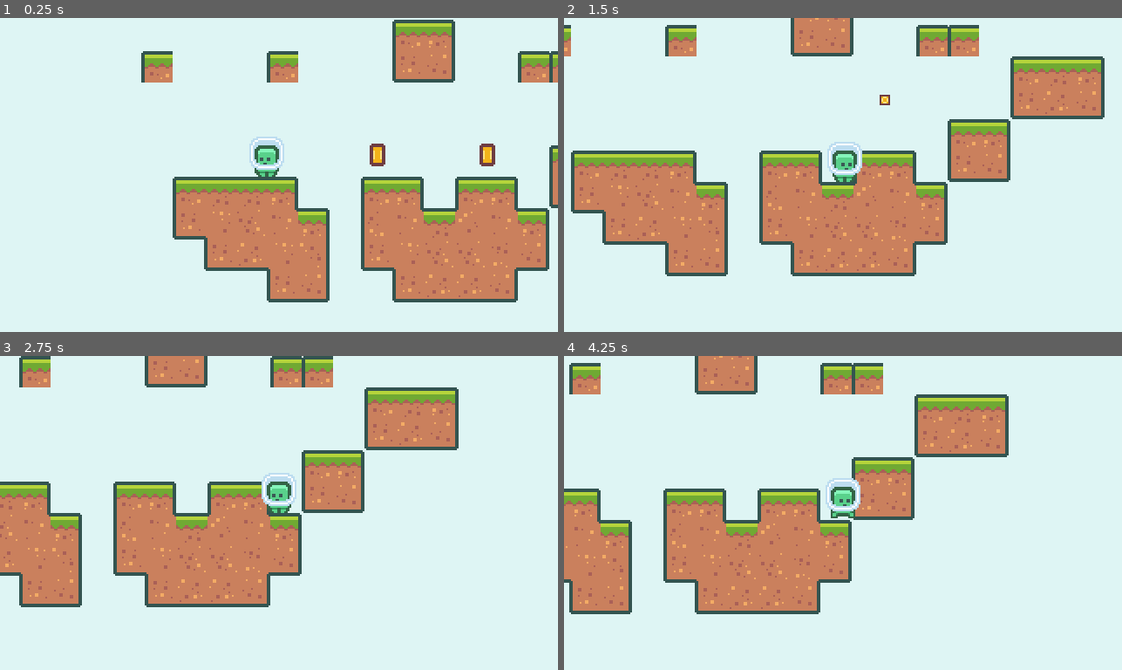
Above: before the commit, frames 1-4 (two rows, left to right).
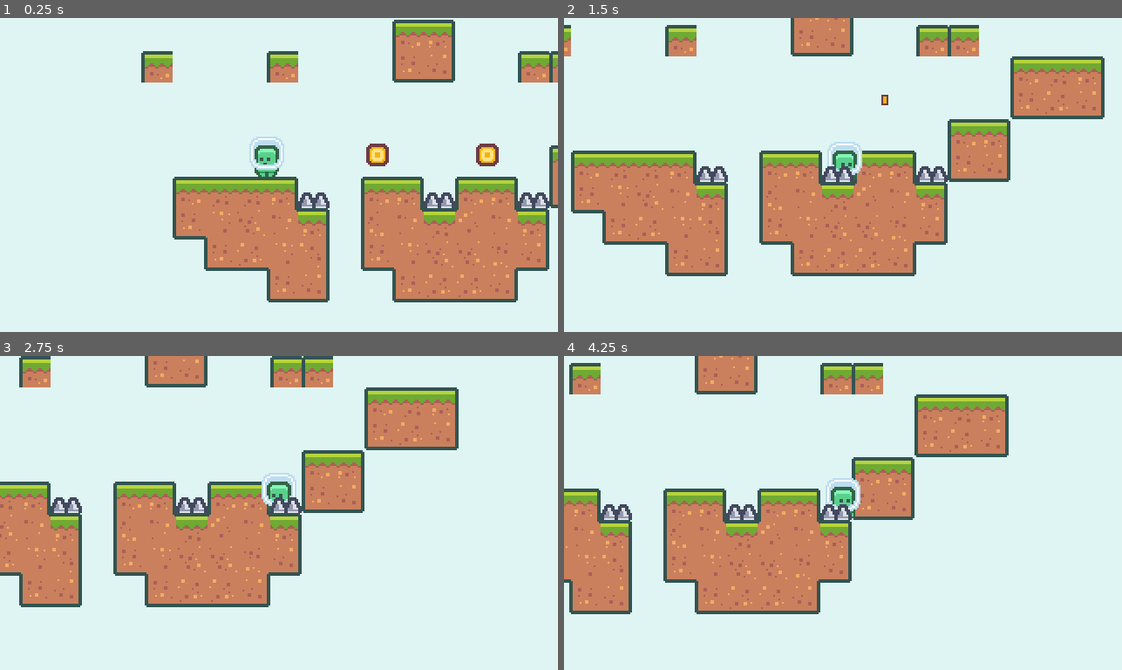
Above: after the commit, the same moments.

Repository: nahuakang/2dplatformer
Game: Godot game, scene res://scenes/Main.tscn
The game is run twice, just before and just after one commit, with the same random seed, the same clock (stepped at 60 frames per second) and the same inputs.
Inputs:
- Up to frame 1 (0.25 s): no input
- Up to frame 2 (1.5 s): hold D (move_right) from 0.53 s (still down); tap W (jump) at 0.77 s
- Up to frame 3 (2.75 s): tap W (jump) at 1.52 s; release D (move_right) at 2.03 s; hold A (move_left) from 2.03 s (still down)
- Up to frame 4 (4.25 s): release A (move_left) at 2.78 s; hold D (move_right) from 2.78 s (still down); tap W (jump) at 3.02, 3.77 s

The runs differ from the first frame. In frame 1, 0.9% of the frame differs, in the area x 53-99%, y 40-61%; in frame 2, 0.6%; in frame 3, 0.6%; in frame 4, 0.6%.

Commit message:
add spikes for hazard (no death signal yet)

Diff:
--- a/project.godot
+++ b/project.godot
@@ -22,6 +22,10 @@
 window/size/test_height=1080
 window/stretch/mode="viewport"
 window/stretch/aspect="keep_height"
+
+[global]
+
+oversample=false
 
 [gui]
 
@@ -72,6 +76,11 @@
  ]
 }
 
+[layer_names]
+
+2d_physics/layer_19="HAZARD"
+2d_physics/layer_20="PICKUP"
+
 [physics]
 
 common/enable_pause_aware_picking=true
--- a/scenes/Coin.tscn
+++ b/scenes/Coin.tscn
@@ -83,8 +83,8 @@
 anims/pickup = SubResource( 4 )
 
 [node name="Area2D" type="Area2D" parent="."]
-collision_layer = 8388608
-collision_mask = 8388608
+collision_layer = 524288
+collision_mask = 524288
 
 [node name="CollisionShape2D" type="CollisionShape2D" parent="Area2D"]
 shape = SubResource( 2 )
@@ -93,4 +93,5 @@
 position = Vector2( 0, -0.166794 )
 scale = Vector2( 1.04286, 1.04286 )
 frames = SubResource( 1 )
+frame = 1
 playing = true
--- a/scenes/Main.tscn
+++ b/scenes/Main.tscn
@@ -1,9 +1,10 @@
-[gd_scene load_steps=23 format=2]
+[gd_scene load_steps=24 format=2]
 
 [ext_resource path="res://assets/tiles/tiles_packed.png" type="Texture" id=1]
 [ext_resource path="res://scenes/Player.tscn" type="PackedScene" id=2]
 [ext_resource path="res://scenes/GameCamera.tscn" type="PackedScene" id=3]
 [ext_resource path="res://scenes/Coin.tscn" type="PackedScene" id=4]
+[ext_resource path="res://scenes/Spikes.tscn" type="PackedScene" id=5]
 
 [sub_resource type="ConvexPolygonShape2D" id=4]
 points = PoolVector2Array( 18, 18, 0, 18, 0, 0, 18, 0 )
@@ -202,3 +203,12 @@
 
 [node name="Coin2" parent="." instance=ExtResource( 4 )]
 position = Vector2( 36, 9 )
+
+[node name="Spikes" parent="." instance=ExtResource( 5 )]
+position = Vector2( 9, 36 )
+
+[node name="Spikes2" parent="." instance=ExtResource( 5 )]
+position = Vector2( 63, 36 )
+
+[node name="Spikes3" parent="." instance=ExtResource( 5 )]
+position = Vector2( -63, 36 )
--- a/scenes/Player.gd
+++ b/scenes/Player.gd
@@ -1,4 +1,6 @@
 extends KinematicBody2D
+
+signal died
 
 var gravity = 1000
 var velocity = Vector2.ZERO
@@ -9,7 +11,7 @@
 var has_double_jump = false
 
 func _ready() -> void:
-	pass # Replace with function body.
+	$HazardArea.connect("area_entered", self, "on_hazard_area_entered")
 
 func _process(delta: float) -> void:
 	var move_vector = get_movement_vector()
@@ -64,3 +66,6 @@
 
 	if (move_vector.x != 0):
 		$AnimatedSprite.flip_h = true if move_vector.x > 0 else false
+
+func on_hazard_area_entered(area2d: Area2D) -> void:
+	emit_signal("died")
--- a/scenes/Player.tscn
+++ b/scenes/Player.tscn
@@ -6,6 +6,9 @@
 
 [sub_resource type="CircleShape2D" id=5]
 radius = 16.0
+
+[sub_resource type="RectangleShape2D" id=6]
+extents = Vector2( 4, 7 )
 
 [sub_resource type="SpriteFrames" id=4]
 animations = [ {
@@ -35,13 +38,21 @@
 wait_time = 0.15
 one_shot = true
 
-[node name="Area2D" type="Area2D" parent="."]
-collision_layer = 8388608
-collision_mask = 8388608
+[node name="PickupArea" type="Area2D" parent="."]
+collision_layer = 524288
+collision_mask = 524288
 
-[node name="CollisionShape2D" type="CollisionShape2D" parent="Area2D"]
+[node name="CollisionShape2D" type="CollisionShape2D" parent="PickupArea"]
 position = Vector2( 0, -12 )
 shape = SubResource( 5 )
+
+[node name="HazardArea" type="Area2D" parent="."]
+collision_layer = 262144
+collision_mask = 262144
+
+[node name="CollisionShape2D" type="CollisionShape2D" parent="HazardArea"]
+position = Vector2( 0, -7 )
+shape = SubResource( 6 )
 
 [node name="AnimatedSprite" type="AnimatedSprite" parent="."]
 frames = SubResource( 4 )
--- /dev/null
+++ b/scenes/Spikes.tscn
@@ -0,0 +1,20 @@
+[gd_scene load_steps=3 format=2]
+
+[ext_resource path="res://assets/spikes/tile_0068.png" type="Texture" id=1]
+
+[sub_resource type="RectangleShape2D" id=1]
+extents = Vector2( 7, 2 )
+
+[node name="Spikes" type="Node2D"]
+
+[node name="Sprite" type="Sprite" parent="."]
+texture = ExtResource( 1 )
+offset = Vector2( 0, -9 )
+
+[node name="Area2D" type="Area2D" parent="."]
+collision_layer = 262144
+collision_mask = 262144
+
+[node name="CollisionShape2D" type="CollisionShape2D" parent="Area2D"]
+position = Vector2( 0, -2 )
+shape = SubResource( 1 )
Binary file added: assets/spikes/tile_0068.png
Not shown: 1 places in scenes/Player.tscn that only renumber resources
